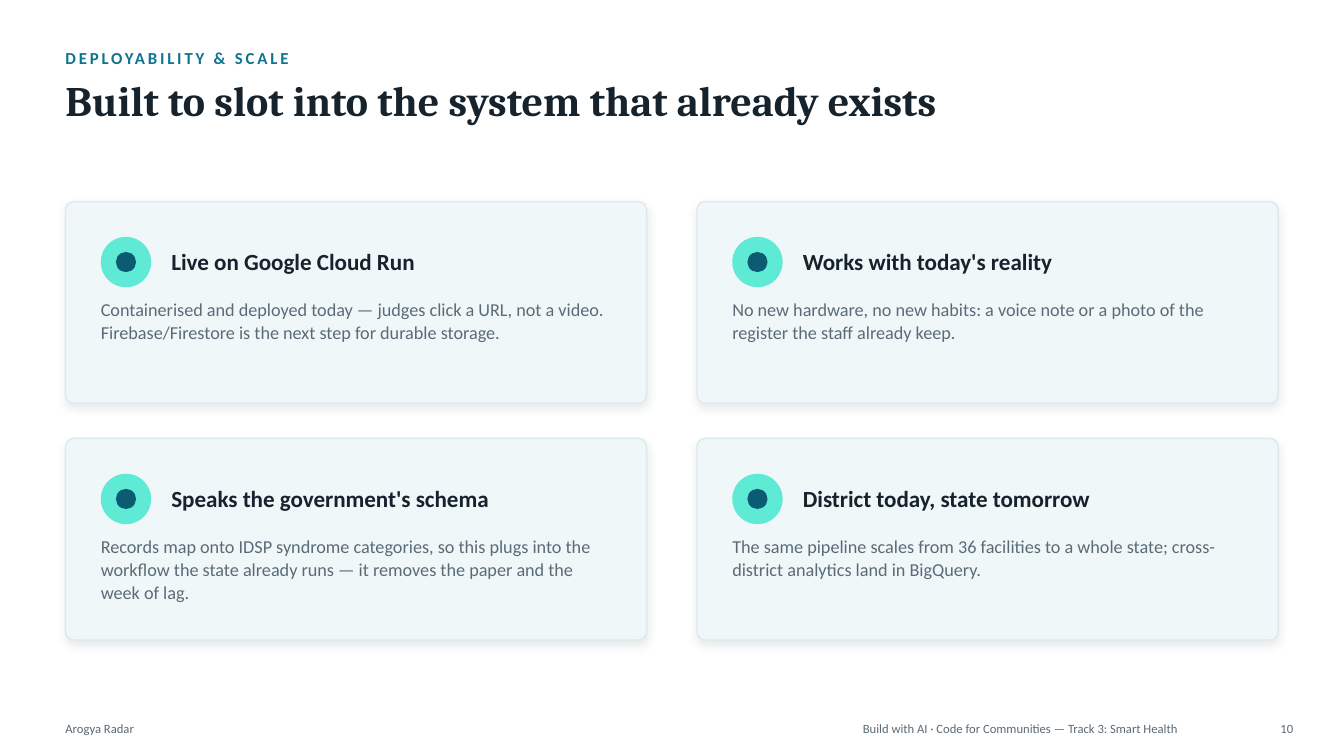
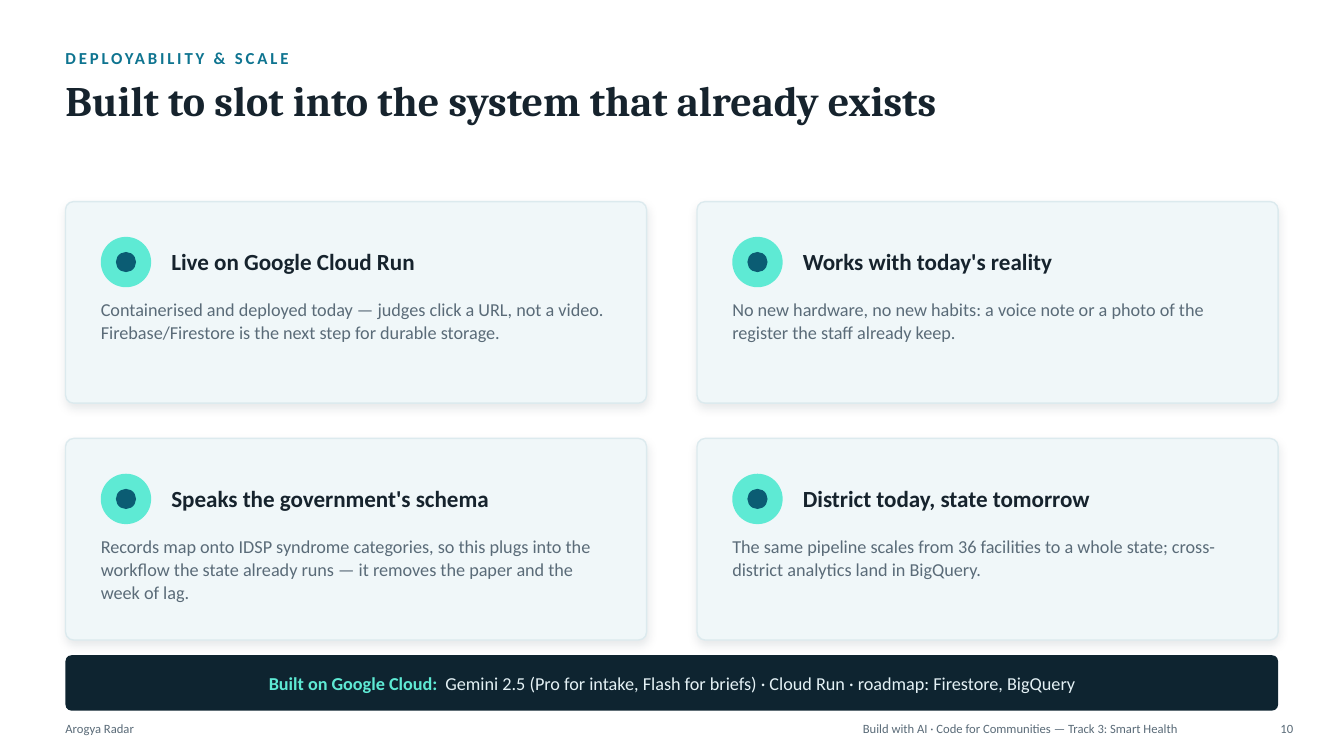
Before and after one commit to PureGenius369/arogya-radar, a slide deck: slide 10 of pitch/Arogya-Radar-Pitch.pptx. Drawn at 1344x756 pixels with LibreOffice and Linux fonts; fonts in the diff are those of the drawing. Boxes give left, top, right and bottom in pixels: in the first picture for what was removed or moved away, otherwise in the second. Text is boxed around its words. In the diff, an @@ line names an element or a change of style, - is before the commit and + after.

Commit message:
Deck + run sheet: add live URL/repo/contact, Google Cloud stack line, accountability
Deck: live URL on title + close slides, GitHub repo and email on close,
'Built on Google Cloud' stack strip (Gemini 2.5 Pro+Flash, Cloud Run,
roadmap Firestore/BigQuery) on the deployability slide, relabel the
outbreak stat as peak-centre 16.6 sigma, add a reporting-compliance
bullet to the district side.

Run sheet: new blind-spots walkthrough step, reporter capture in the
centrepiece, report-the-blind-spot-and-watch-it-clear as the live-proof
move, and a Q&A answer for 'what if a centre doesn't report'.

```diff
--- a/pitch/Arogya-Radar-Pitch.pptx
+++ b/pitch/Arogya-Radar-Pitch.pptx
@@ rounded rectangle added at (66, 655, 1278, 711), fill #0E2430 @@
@@ text added at (269, 677, 1075, 693), 13 pt, text #E4F1F5 @@
+Built on Google Cloud: Gemini 2.5 (Pro for intake, Flash for briefs) · Cloud Run · roadmap: Firestore, BigQuery
```
Also in this commit, not shown: 4 other slides changed, 1 other file.
